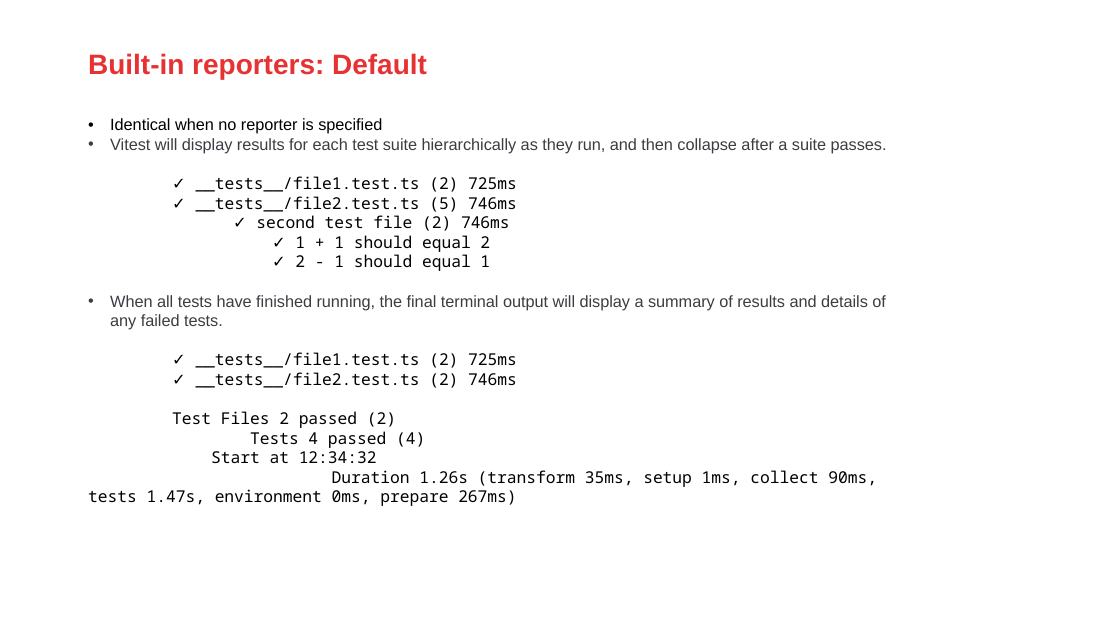
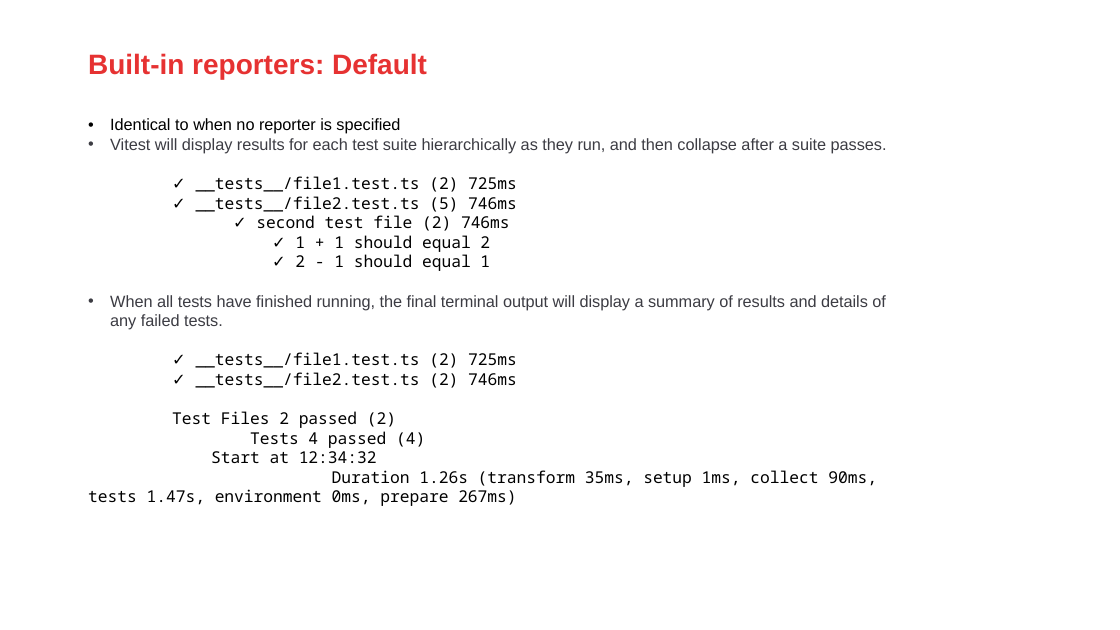
Before and after one commit to AMISConclusion/sig-typescript-unit-testing, a slide deck: slide 21 of typescript_unit_testing_with_vitest.pptx (slide 20 before the commit). Drawn at 1120x630 pixels with LibreOffice and Linux fonts; fonts in the diff are those of the drawing; background and template pictures are left out. Boxes give left, top, right and bottom in pixels: in the first picture for what was removed or moved away, otherwise in the second. Text is boxed around its words. In the diff, an @@ line names an element or a change of style, - is before the commit and + after.

```diff
--- a/typescript_unit_testing_with_vitest.pptx
+++ b/typescript_unit_testing_with_vitest.pptx
@@ text at [110, 118, 400, 134]: text changed @@
-• Identical when no reporter is specified
+• Identical to when no reporter is specified
```
Also in this commit, not shown: 4 other slides changed, 3 slides added, 1 slide removed.
